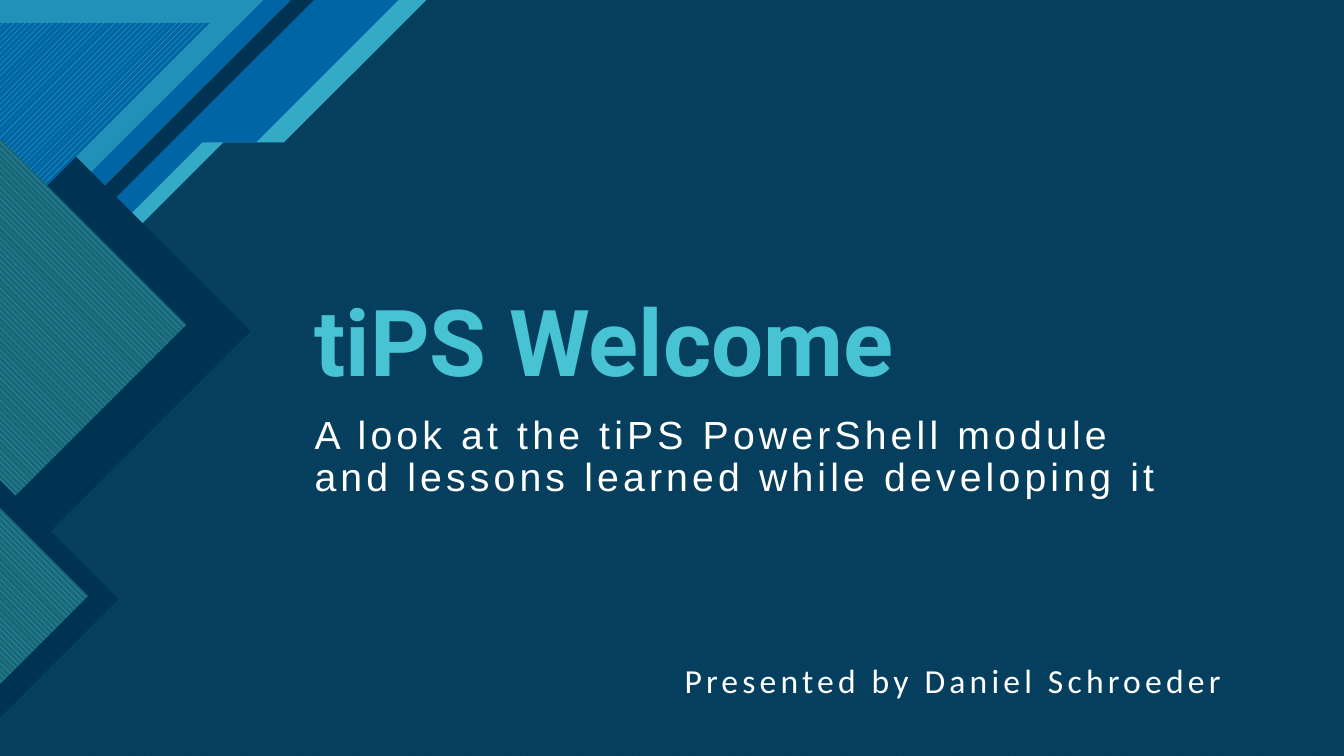
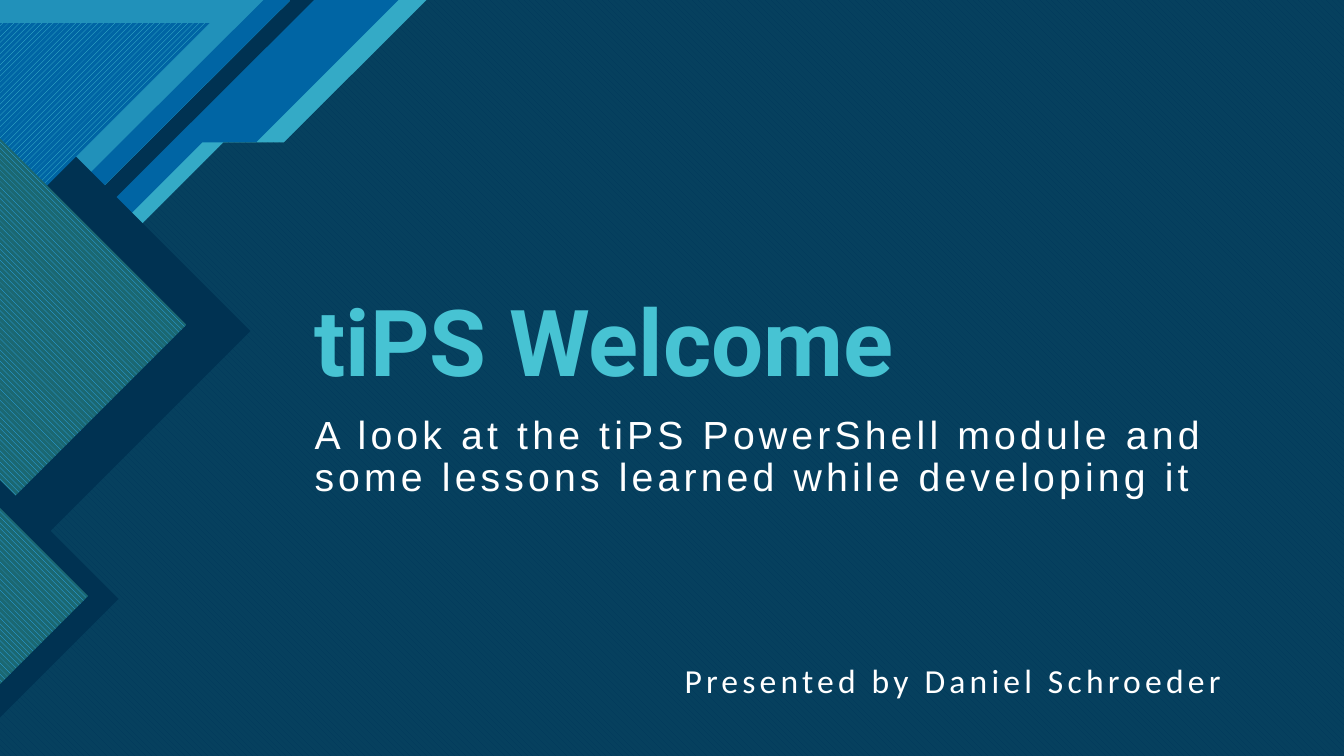
Before and after one commit to deadlydog/Presentation.tiPSWelcome, a slide deck: slide 1 of src/tiPS Welcome.pptx. Drawn at 1344x756 pixels with LibreOffice and Linux fonts; fonts in the diff are those of the drawing. Boxes give left, top, right and bottom in pixels: in the first picture for what was removed or moved away, otherwise in the second. Text is boxed around its words. In the diff, an @@ line names an element or a change of style, - is before the commit and + after.

```diff
--- a/src/tiPS Welcome.pptx
+++ b/src/tiPS Welcome.pptx
@@ subtitle at [315, 420, 1200, 499]: text changed @@
-A look at the tiPS PowerShell module and lessons learned while developing it
+A look at the tiPS PowerShell module and some lessons learned while developing it
```
Also in this commit, not shown: 5 other slides changed, 1 other file.
